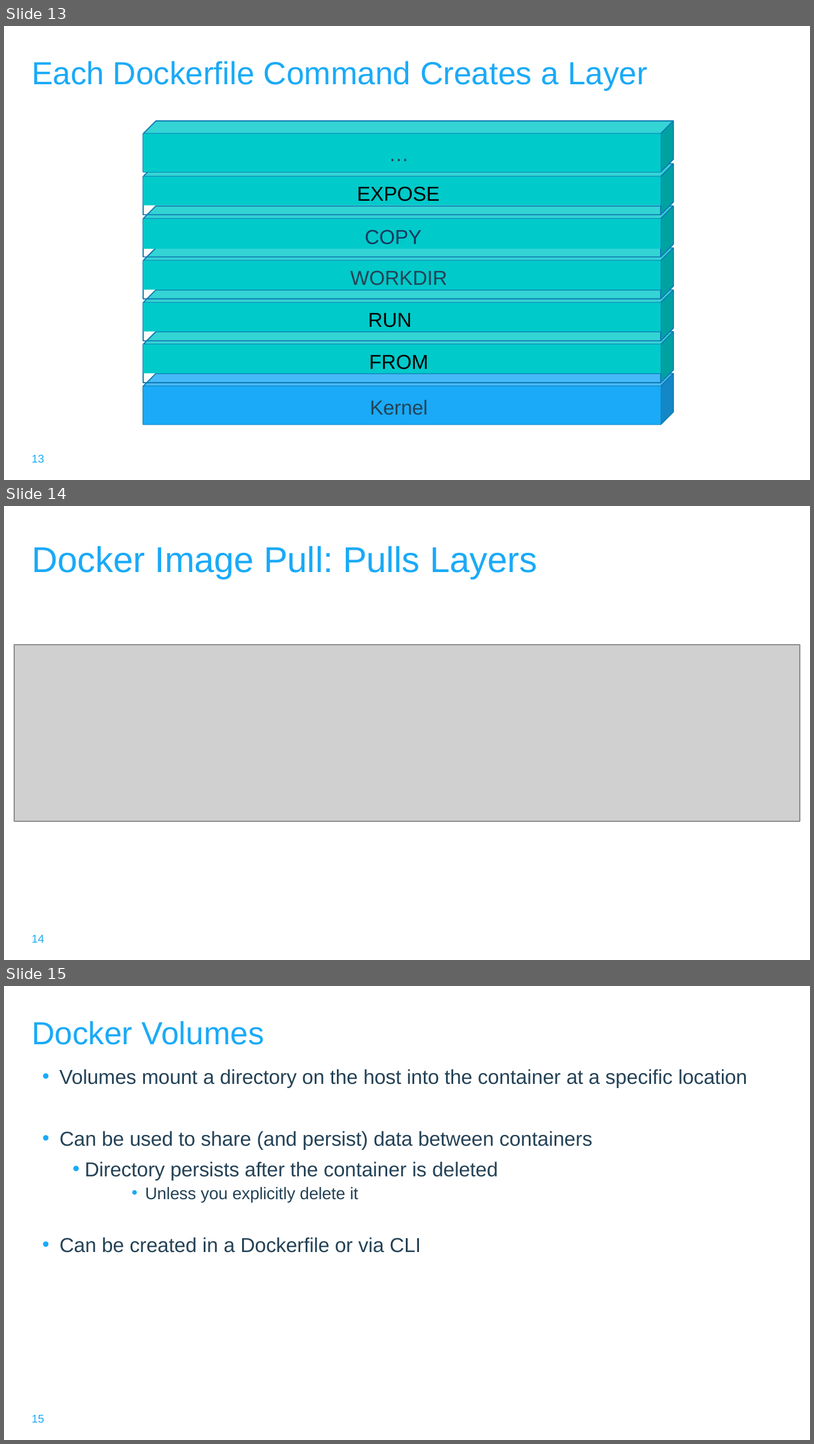
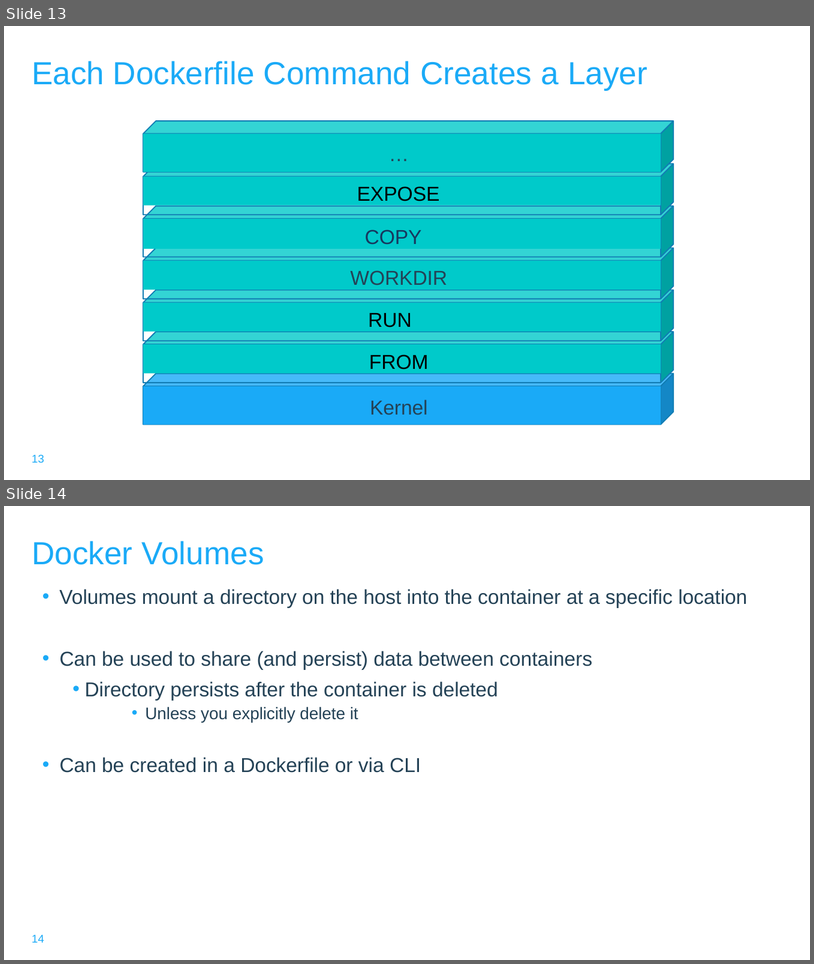
Before and after one commit to dinumathai/docker-training, a slide deck: traning.pptx. Shown one above the other, each under a label of ours: slides 13, 14 and 15 before the commit, slides 13 and 14 after it. The pictures are 814x1444 and 814x964 pixels, drawn with LibreOffice and Linux fonts; fonts in the diff are those of the drawing; grey boxes stand for pictures; background and template pictures are left out. Boxes give left, top, right and bottom in pixels: in the first picture for what was removed or moved away, otherwise in the second. Text is boxed around its words. In the diff, an @@ line names an element or a change of style, - is before the commit and + after.

Commit message:
Updated PPT

```diff
--- a/traning.pptx
+++ b/traning.pptx
@@ slide 14 removed at (4, 506, 810, 960), background #FFFFFF @@
@@ title removed at (32, 546, 537, 579) @@
-Docker Image Pull: Pulls Layers
@@ picture removed at (14, 645, 800, 822) @@
@@ page number removed at (32, 934, 44, 942) @@
-14
@@ what was slide 15 is now slide 14 @@
@@ page number at (32, 934, 44, 942): text changed @@
-15
+14
```
Also in this commit, not shown: 1 slide changed, 1 other file.
